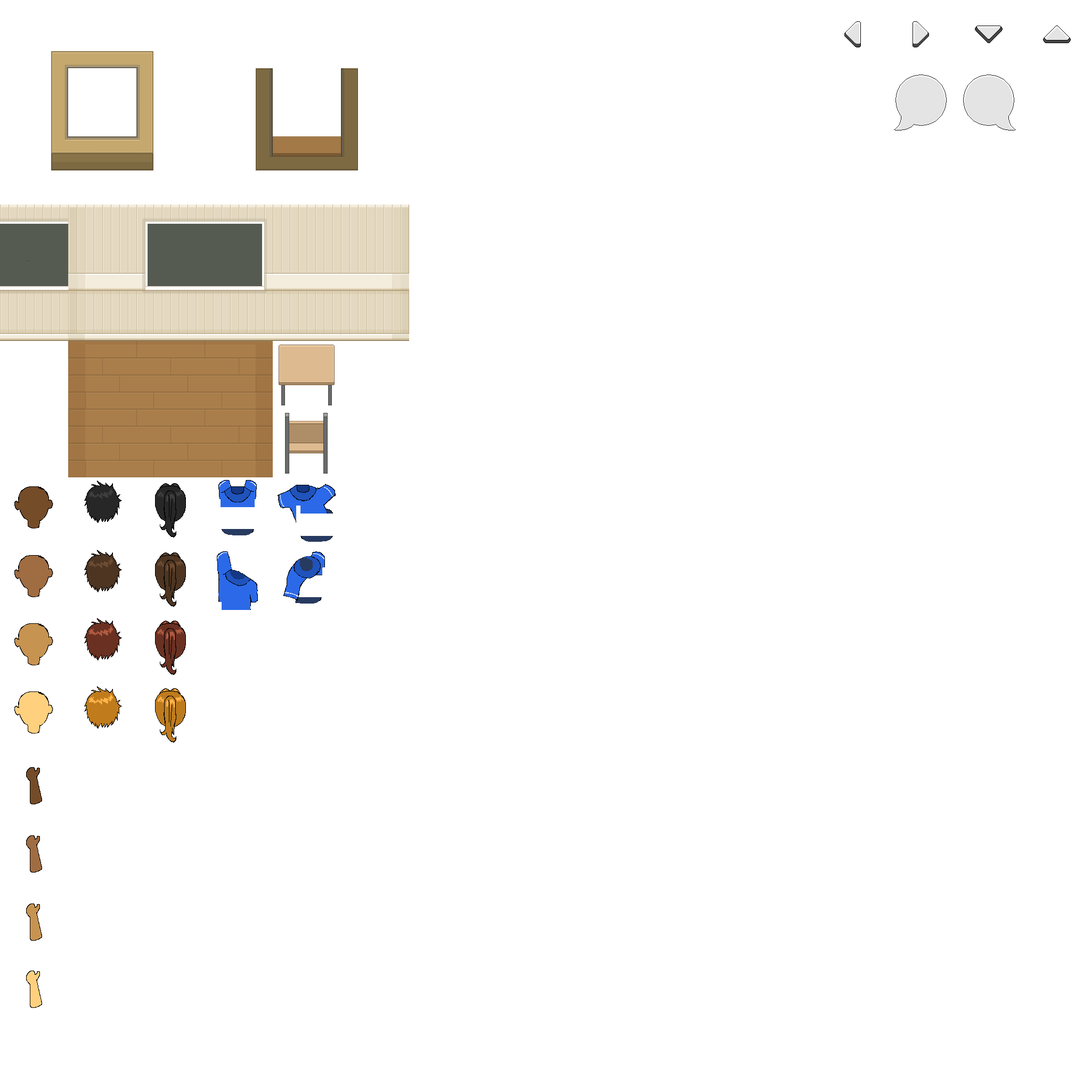
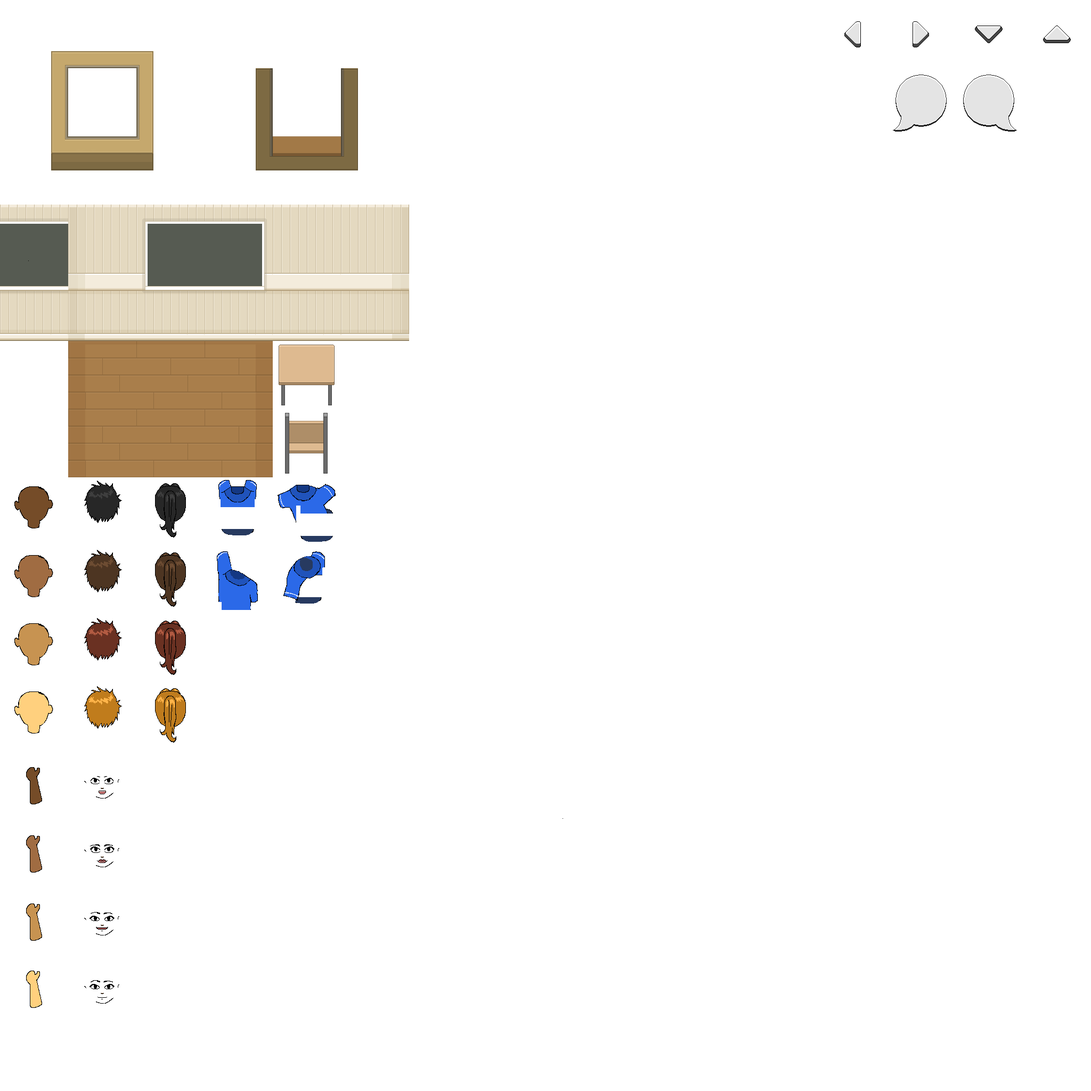
Layered file, before and after one edit (w=1091, h=1091). Changes by layer:
added layer "face copy" above "Heads" over <box>84,776,120,1005</box>
renamed "LeftBubble" to "Bubble", painted on it over <box>893,102,1018,132</box>
removed layer "RightBubble" over <box>963,102,1017,131</box>
